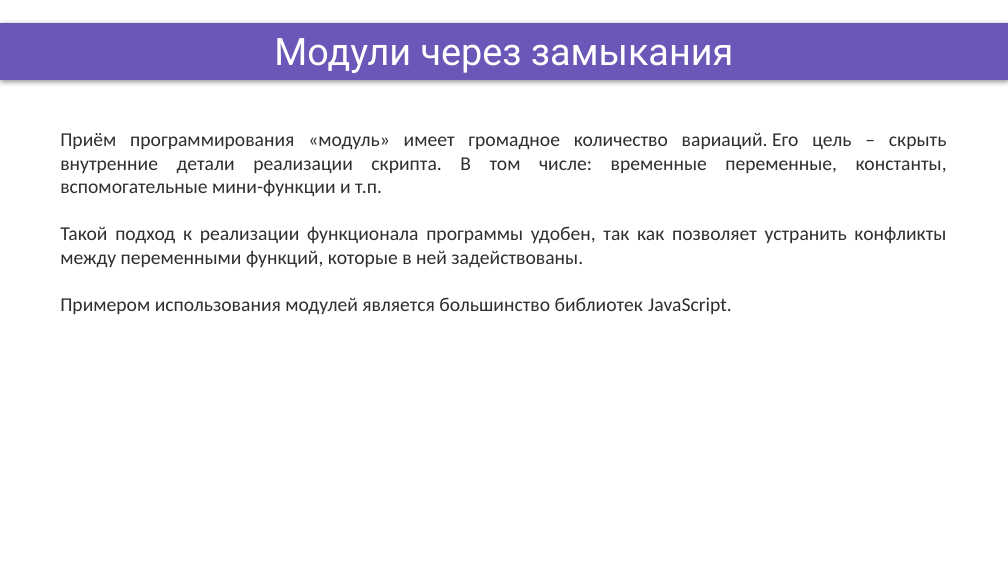
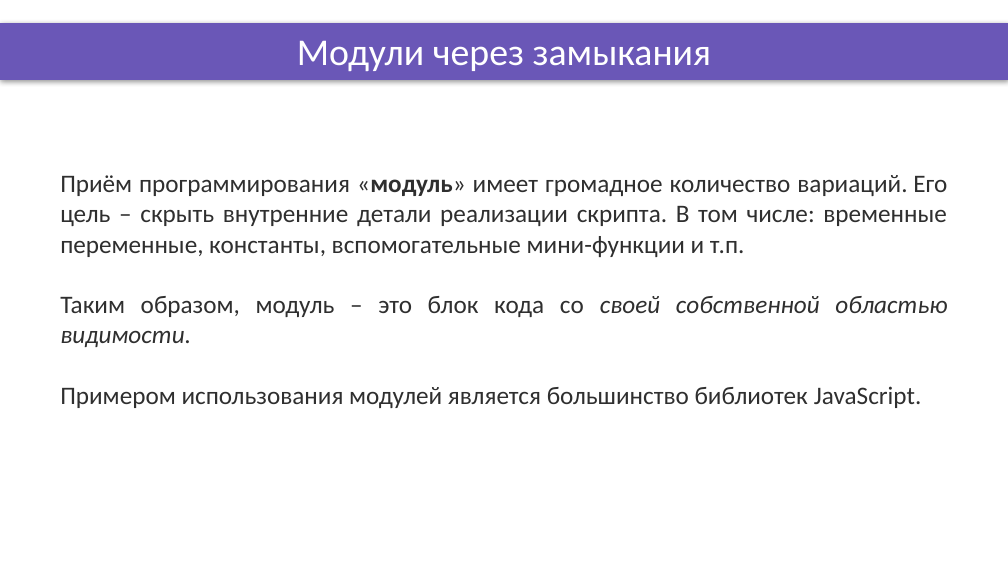
Before and after one commit to DinamickaDevelopment/Ignite-1, a slide deck: slide 5 of 001_JavaScript/002_lesson/Presentation/Closures+Scope.pptx. Drawn at 1008x567 pixels with LibreOffice and Linux fonts; fonts in the diff are those of the drawing; background and template pictures are left out. Boxes give left, top, right and bottom in pixels: in the first picture for what was removed or moved away, otherwise in the second. Text is boxed around its words. In the diff, an @@ line names an element or a change of style, - is before the commit and + after.

```diff
--- a/001_JavaScript/002_lesson/Presentation/Closures+Scope.pptx
+++ b/001_JavaScript/002_lesson/Presentation/Closures+Scope.pptx
@@ title "Модули через замыкания" at [297, 40, 711, 71]: font Roboto to Calibri @@
@@ text "Приём программирования «модуль» имеет громадное ...": place and size @@
-text "Приём программирования «модуль» имеет громадное ..." at [60, 132, 947, 314]
+text "Приём программирования «модуль» имеет громадное ..." at [60, 175, 947, 408]
@@ text at [60, 175, 947, 408]: size 14 to 18 pt in "Приём программирования «модуль» имеет громадное количество в ...", "Примером использования модулей является большинство библиоте ..."; bold on in "«модуль»" @@
@@ text at [60, 296, 947, 347]: text changed; size 14 to 18 pt; italic on @@
-Такой подход к реализации функционала программы удобен, так как позволяет устранить конфликты между переменными функций, которые в ней задействованы.
+Таким образом, модуль – это блок кода со своей собственной областью видимости.
```
Also in this commit, not shown: 5 other slides changed, 9 other files.
